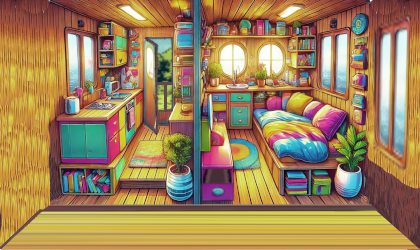
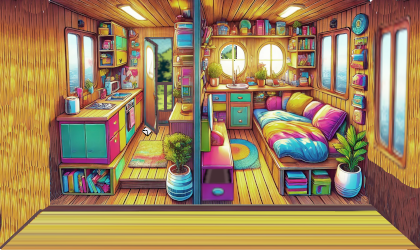
The second 420x250 image is a revision of the first. Changes to its layers:
painted on "tuer_geschlossen" over box(173, 37, 174, 59)
renamed "schublade" to "schublade_offen", painted on it over box(200, 183, 235, 201)
added layer "brief" above "fenter_links" over box(141, 127, 153, 137)
painted on "main" over box(221, 45, 237, 61)
